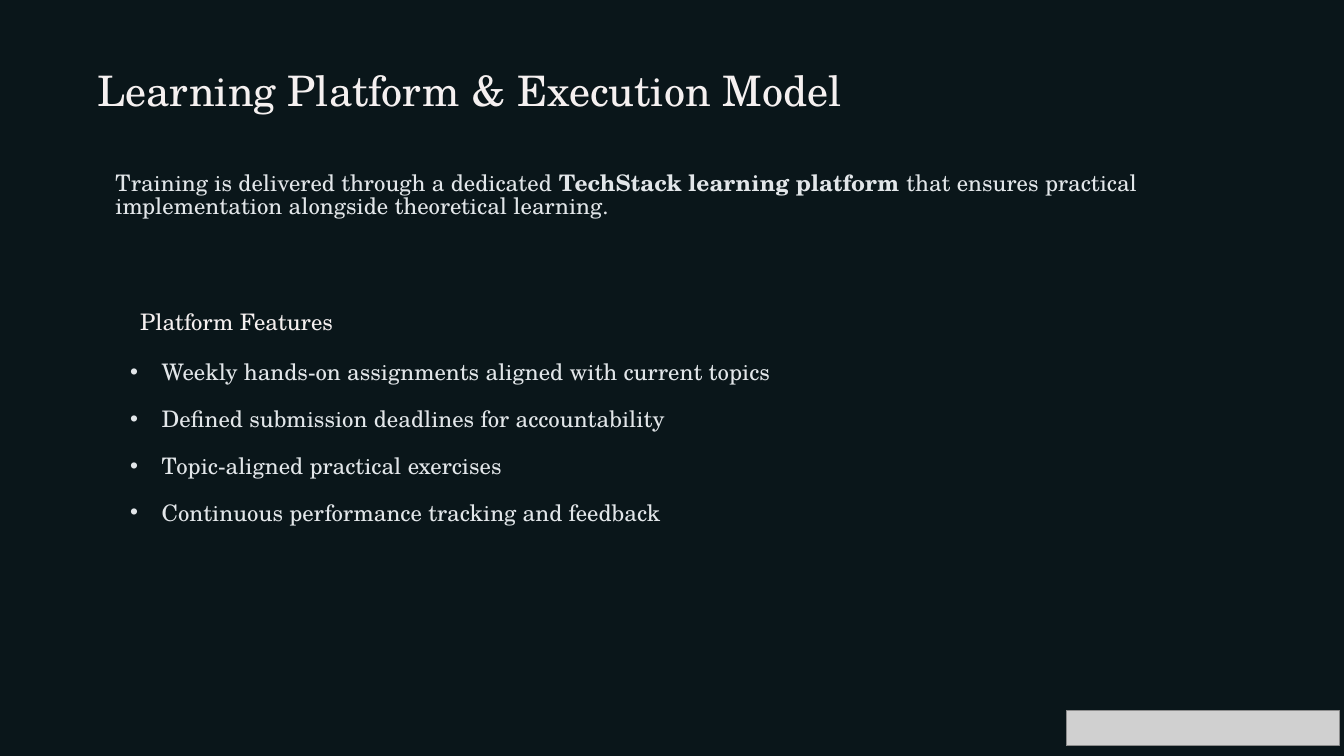
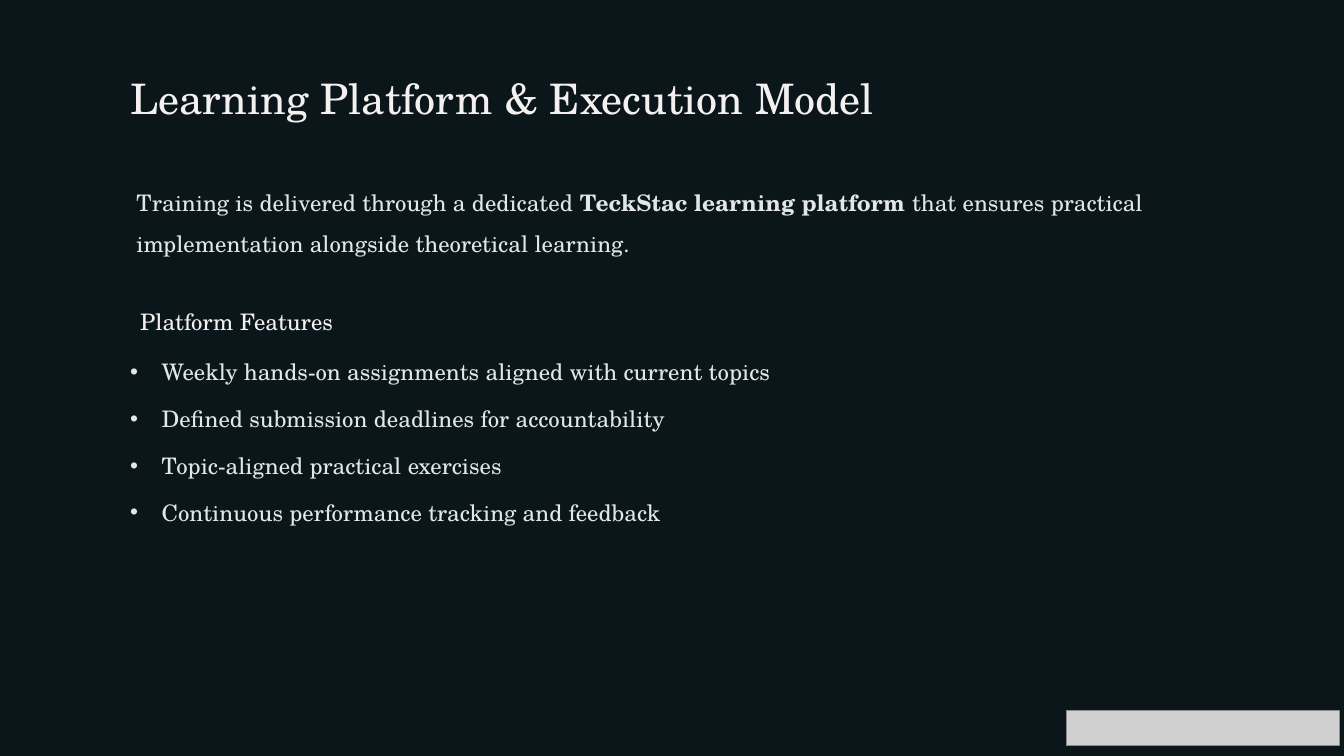
Before and after one commit to KUNALCHOURE/presentation, a slide deck: slide 6 of Second_Progress_Seminar_Updated (1) (1).pptx (slide 11 before the commit). Drawn at 1344x756 pixels with LibreOffice and Linux fonts; fonts in the diff are those of the drawing; grey boxes stand for pictures; background and template pictures are left out; a plain dark background stands for a picture behind light text. Boxes give left, top, right and bottom in pixels: in the first picture for what was removed or moved away, otherwise in the second. Text is boxed around its words. In the diff, an @@ line names an element or a change of style, - is before the commit and + after.

```diff
--- a/Second_Progress_Seminar_Updated (1) (1).pptx
+++ b/Second_Progress_Seminar_Updated (1) (1).pptx
@@ text "Learning Platform & Execution Model": place and size @@
-text "Learning Platform & Execution Model" at box(98, 75, 841, 115)
+text "Learning Platform & Execution Model" at box(130, 83, 874, 123)
@@ text at box(136, 194, 1143, 257): text changed @@
-Training is delivered through a dedicated TechStack learning platform that ensures practical implementation alongside theoretical learning.
+Training is delivered through a dedicated TeckStac learning platform that ensures practical
+implementation alongside theoretical learning.
```
Also in this commit, not shown: 7 other slides changed, 5 slides added.
